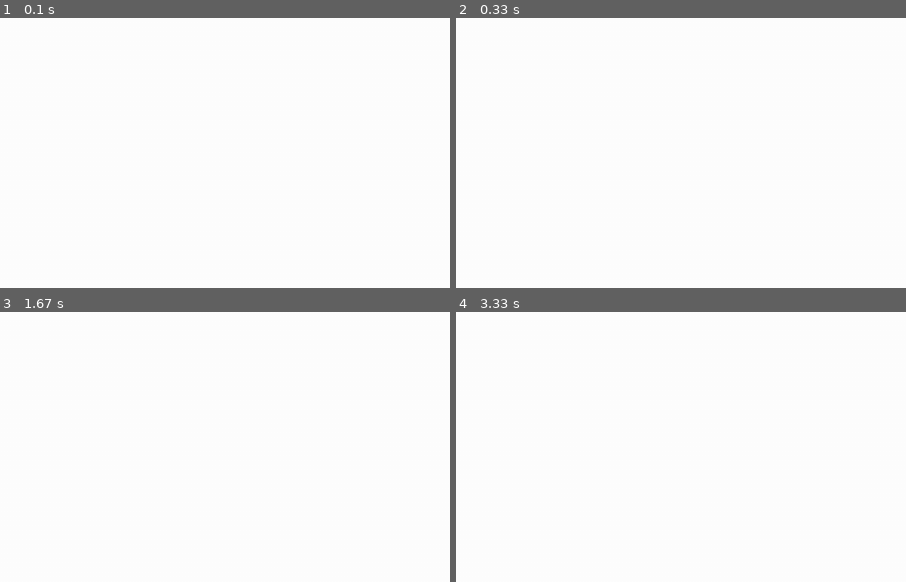
Above: before the commit, frames 1-4 (two rows, left to right).
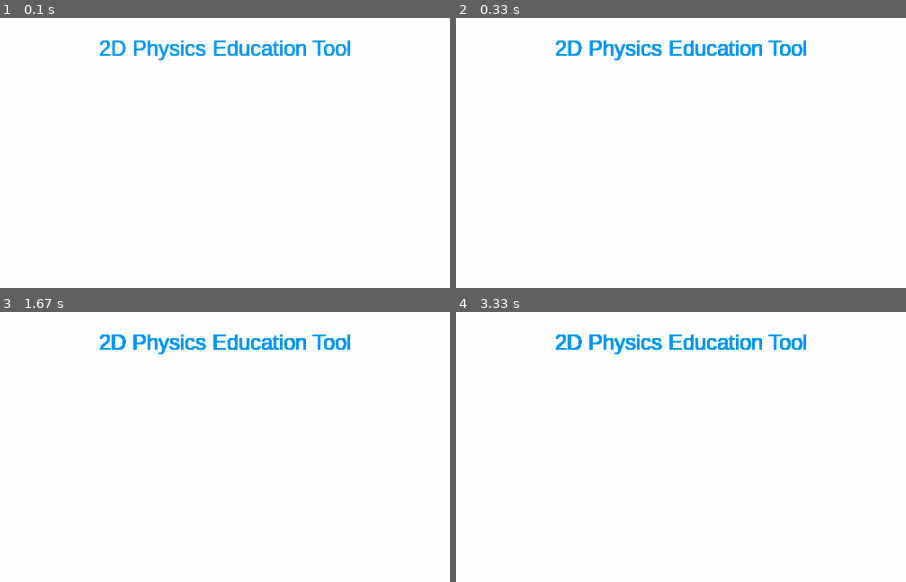
Above: after the commit, the same moments.

Repository: juliawang2014/2DPhysicsEducationTool
Game: pygame game, started from Martin/scene.py
Same seed, same stepped clock (60 frames per second), same inputs: the game is played once before the commit and once after it.
Inputs:
- Up to frame 1 (0.1 s): no input
- Up to frame 2 (0.33 s): no input
- Up to frame 3 (1.67 s): no input
- Up to frame 4 (3.33 s): no input
The pictures show only the part of the screen within x 24-74%, y 0-50%; the shares and areas given below are measured in that part.

The runs differ from the first frame. In frame 1, 1.7% of the frame differs, in the area x 22-78%, y 8-16%; in frame 2, 1.7%; in frame 3, 1.8%; in frame 4, 1.8%.

Commit message:
Update scene.py
Added words on main page!

Diff:
--- a/Martin/scene.py
+++ b/Martin/scene.py
@@ -1,7 +1,11 @@
 #import pygame module
 from numpy import true_divide
 import pygame
+pygame.init()
 
+
+X = 1000
+Y = 600
 #Background color is rbg color number.
 White = (255,255,255)
 Red = (255,0,0)
@@ -11,7 +15,7 @@
 clock = pygame.time.Clock()
 
 #Dimensions of the screen for the scene
-screen = pygame.display.set_mode((1000,600))
+screen = pygame.display.set_mode((X,Y))
 
 #Set the caption of screen
 pygame.display.set_caption('2DPhysicsEducationTool')
@@ -21,15 +25,29 @@
 
 pygame.display.flip()
 
+#information for font on the screen:
+font1 = pygame.font.Font("C:\Windows\Fonts\Arial.ttf", 24)
+font1Color = (0,150,250)
+text1 = font1.render('2D Physics Education Tool', True, font1Color)
+
+
+
 running = True
 
 #game loop here:
 
 while running:
     clock.tick(60)
+
+    screen.blit(text1,(350,20))
+
+
     #for loop for the event queue
     for event in pygame.event.get():
 
 
         if event.type == pygame.QUIT:
             running = False
+
+
+        pygame.display.update()
